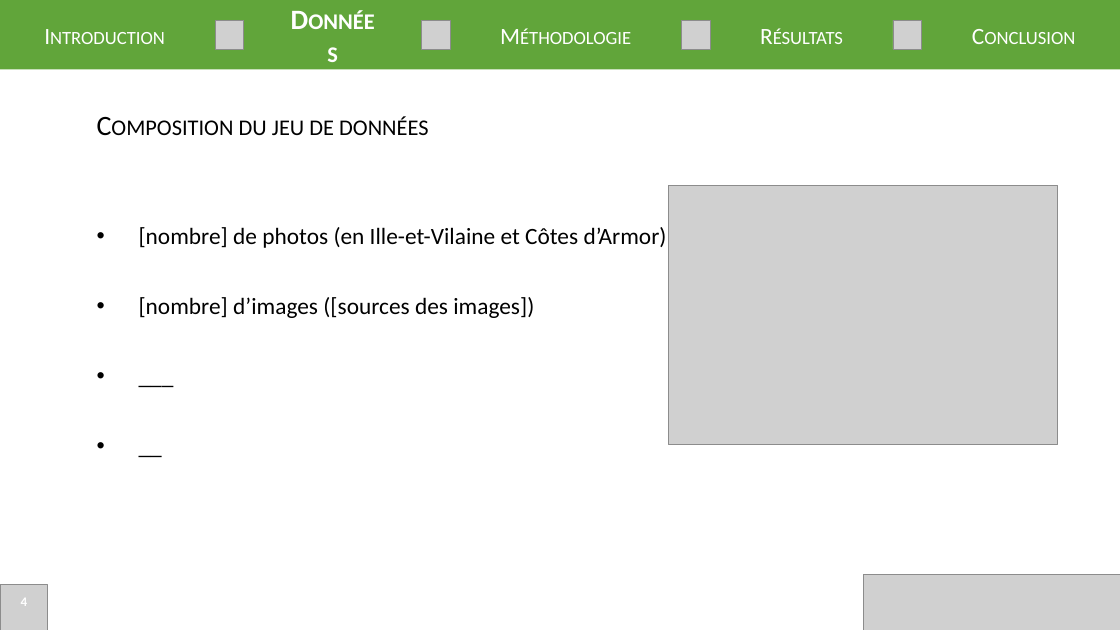
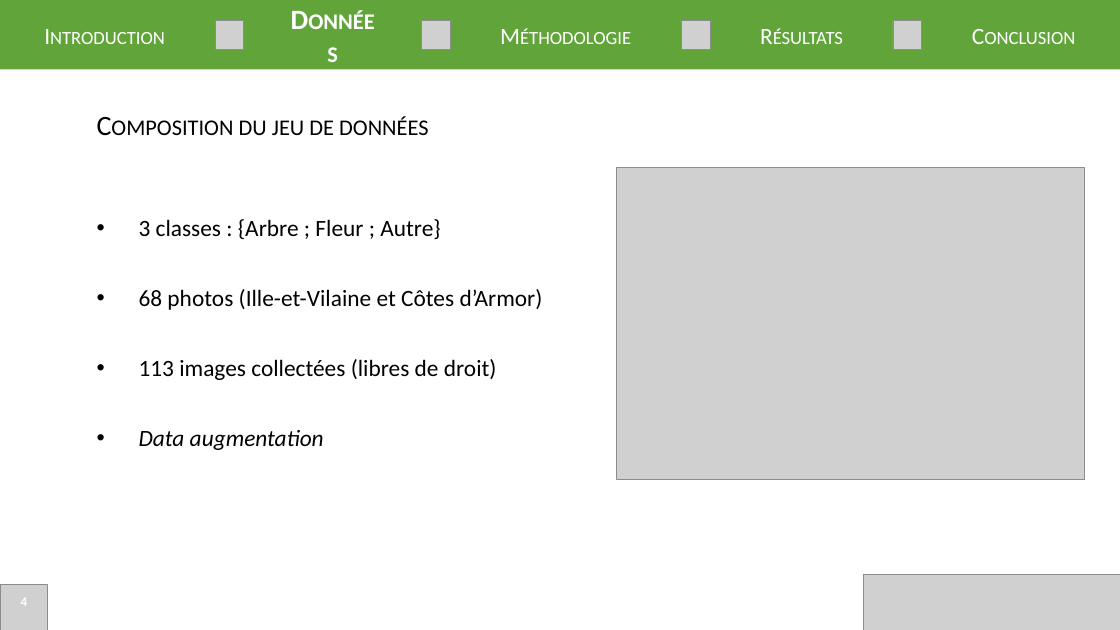
Before and after one commit to Easill/ML_photo, a slide deck: slide 4 of presentation.pptx. Drawn at 1120x630 pixels with LibreOffice and Linux fonts; fonts in the diff are those of the drawing; grey boxes stand for pictures. Boxes give left, top, right and bottom in pixels: in the first picture for what was removed or moved away, otherwise in the second. Text is boxed around its words. In the diff, an @@ line names an element or a change of style, - is before the commit and + after.

Commit message:
maj powerpoint

```diff
--- a/presentation.pptx
+++ b/presentation.pptx
@@ picture: place and size @@
-picture at (669,186,1058,445)
+picture at (617,167,1084,479)
@@ text at (139,219,543,450): text changed @@
-• [nombre] de photos (en Ille-et-Vilaine et Côtes d’Armor)
-• [nombre] d’images ([sources des images])
-• ___
-• __
+• 3 classes : {Arbre ; Fleur ; Autre}
+• 68 photos (Ille-et-Vilaine et Côtes d’Armor)
+• 113 images collectées (libres de droit)
+• Data augmentation
```
Also in this commit, not shown: 5 other slides changed, 2 slides added.
